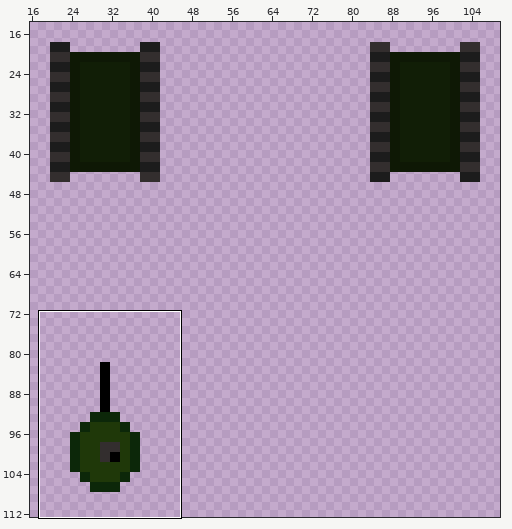
Sprite sheet: hello-tank/tank-chassis-animation.png. The first picture is a wide view before the edit; the outline marks the close-up.
Close-up. Old version:
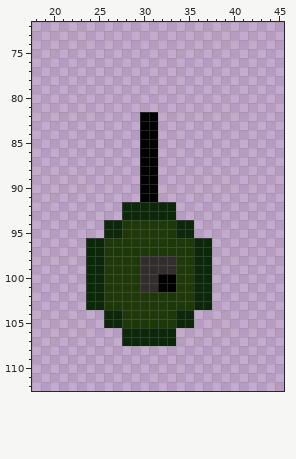
The file is 128x128 pixels. Shown: x 18..45, y 72..112. The wide view leaves out empty margins.
Now the later version:
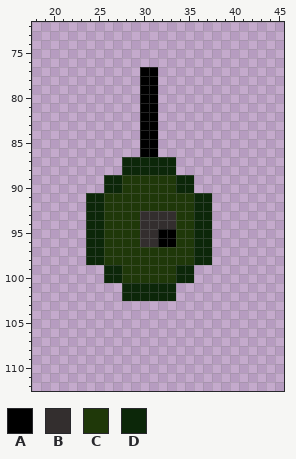
Palette (. is transparent): A #000000  B #332e2e  C #1f3809  D #0c2709
Difference:
@@ x 28..33 @@
  76 ......
- 77 ......
- 78 ......
- 79 ......
- 80 ......
- 81 ......
+ 77 ..AA..
+ 78 ..AA..
+ 79 ..AA..
+ 80 ..AA..
+ 81 ..AA..
  82 ..AA..
@@ x 22..39 @@
  86 ........AA........
- 87 ........AA........
- 88 ........AA........
- 89 ........AA........
- 90 ........AA........
- 91 ........AA........
- 92 ......DDDDDD......
- 93 ......DDDDDD......
- 94 ....DDCCCCCCDD....
- 95 ....DDCCCCCCDD....
- 96 ..DDCCCCCCCCCCDD..
+ 87 ......DDDDDD......
+ 88 ......DDDDDD......
+ 89 ....DDCCCCCCDD....
+ 90 ....DDCCCCCCDD....
+ 91 ..DDCCCCCCCCCCDD..
+ 92 ..DDCCCCCCCCCCDD..
+ 93 ..DDCCCCBBBBCCDD..
+ 94 ..DDCCCCBBBBCCDD..
+ 95 ..DDCCCCBBAACCDD..
+ 96 ..DDCCCCBBAACCDD..
  97 ..DDCCCCCCCCCCDD..
- 98 ..DDCCCCBBBBCCDD..
- 99 ..DDCCCCBBBBCCDD..
-100 ..DDCCCCBBAACCDD..
-101 ..DDCCCCBBAACCDD..
-102 ..DDCCCCCCCCCCDD..
-103 ..DDCCCCCCCCCCDD..
-104 ....DDCCCCCCDD....
-105 ....DDCCCCCCDD....
-106 ......DDDDDD......
-107 ......DDDDDD......
+ 98 ..DDCCCCCCCCCCDD..
+ 99 ....DDCCCCCCDD....
+100 ....DDCCCCCCDD....
+101 ......DDDDDD......
+102 ......DDDDDD......
+103 ..................
+104 ..................
+105 ..................
+106 ..................
+107 ..................
 108 ..................
Changed places in both close-ups, as pixel boxes (x1, y1, x2, y2):
added: (140, 67, 158, 112)
changed: (86, 157, 212, 346)
